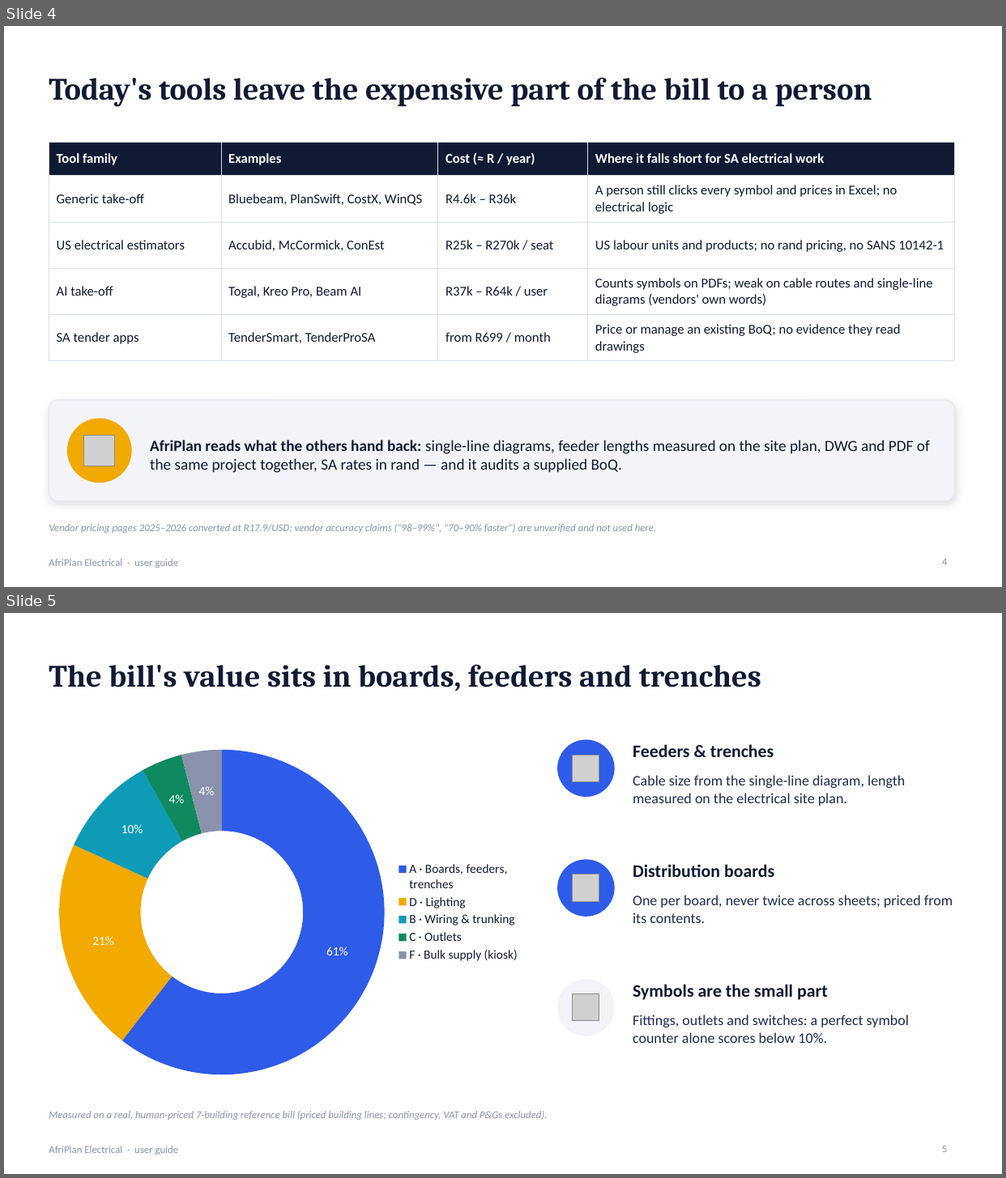
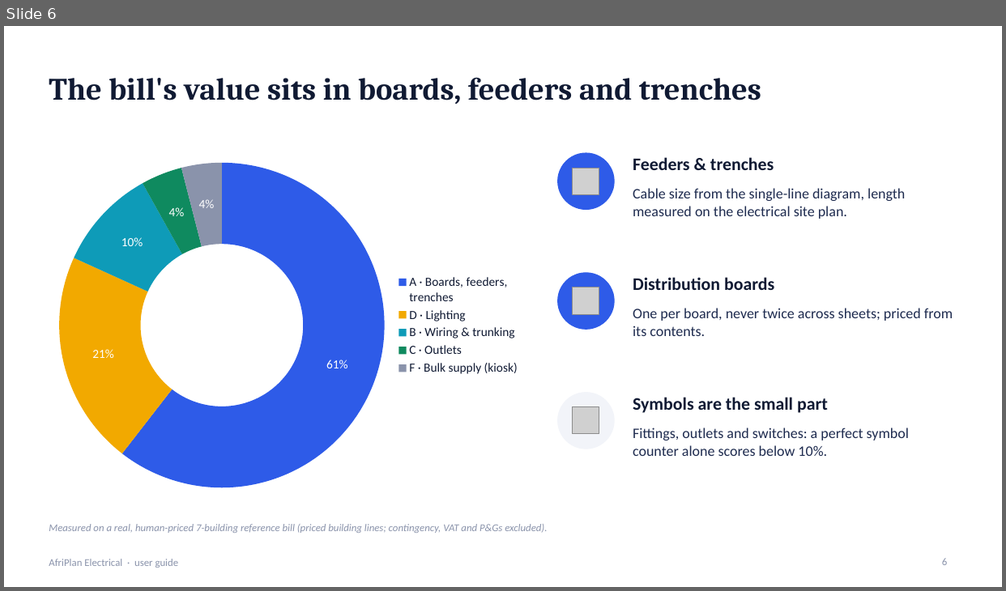
Before and after one commit to Jonathan-Lukwichi/afriplan-ai, a slide deck: docs/presentation/AfriPlan_User_Guide.pptx. Shown one above the other, each under a label of ours: slides 4 and 5 before the commit, slide 6 after it. The pictures are 1006x1178 and 1006x591 pixels, drawn with LibreOffice and Linux fonts; fonts in the diff are those of the drawing; grey boxes stand for pictures. Boxes give left, top, right and bottom in pixels: in the first picture for what was removed or moved away, otherwise in the second. Text is boxed around its words. In the diff, an @@ line names an element or a change of style, - is before the commit and + after.

```diff
--- a/docs/presentation/AfriPlan_User_Guide.pptx
+++ b/docs/presentation/AfriPlan_User_Guide.pptx
@@ slide 4 removed at bbox=[4, 26, 1002, 587], background #FFFFFF; not listed: 1 template element that a slide beside it also shows @@
@@ title removed at bbox=[49, 77, 872, 107] @@
-Today's tools leave the expensive part of the bill to a person
@@ table removed at bbox=[49, 142, 955, 356], 5 rows, 4 columns @@
-Tool family | Examples | Cost (≈ R / year) | Where it falls short for SA electrical work
-Generic take-off | Bluebeam, PlanSwift, CostX, WinQS | R4.6k – R36k | A person still clicks every symbol and prices in Excel; no electrical logic
-US electrical estimators | Accubid, McCormick, ConEst | R25k – R270k / seat | US labour units and products; no rand pricing, no SANS 10142-1
-AI take-off | Togal, Kreo Pro, Beam AI | R37k – R64k / user | Counts symbols on PDFs; weak on cable routes and single-line diagrams (vendors' own words)
-SA tender apps | TenderSmart, TenderProSA | from R699 / month | Price or manage an existing BoQ; no evidence they read drawings
@@ rounded rectangle removed at bbox=[49, 400, 955, 501] @@
@@ ellipse removed at bbox=[68, 419, 131, 483] @@
@@ picture removed at bbox=[84, 436, 115, 466] @@
@@ text removed at bbox=[150, 440, 930, 473] @@
-AfriPlan reads what the others hand back: single-line diagrams, feeder lengths measured on the site plan, DWG and PDF of the same project together, SA rates in rand — and it audits a supplied BoQ.
@@ text removed at bbox=[49, 524, 656, 533] @@
-Vendor pricing pages 2025–2026 converted at R17.9/USD; vendor accuracy claims ("98–99%", "70–90% faster") are unverified and not used here.
@@ page number removed at bbox=[942, 559, 947, 565] @@
-4
@@ what was slide 5 is now slide 6 @@
@@ page number at bbox=[942, 558, 947, 565]: text changed @@
-5
+6
```
Also in this commit, not shown: 5 slides changed, 3 slides added, 2 other files.
